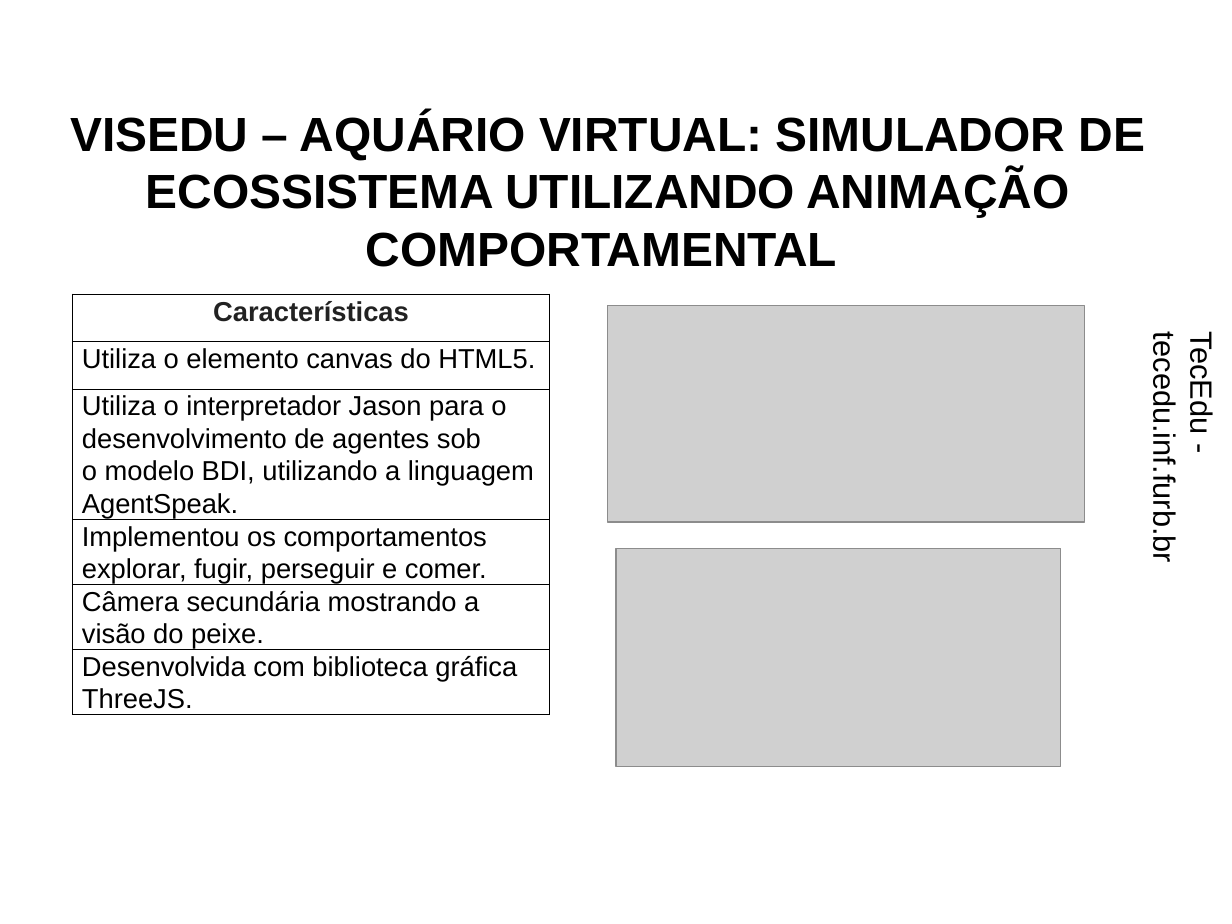
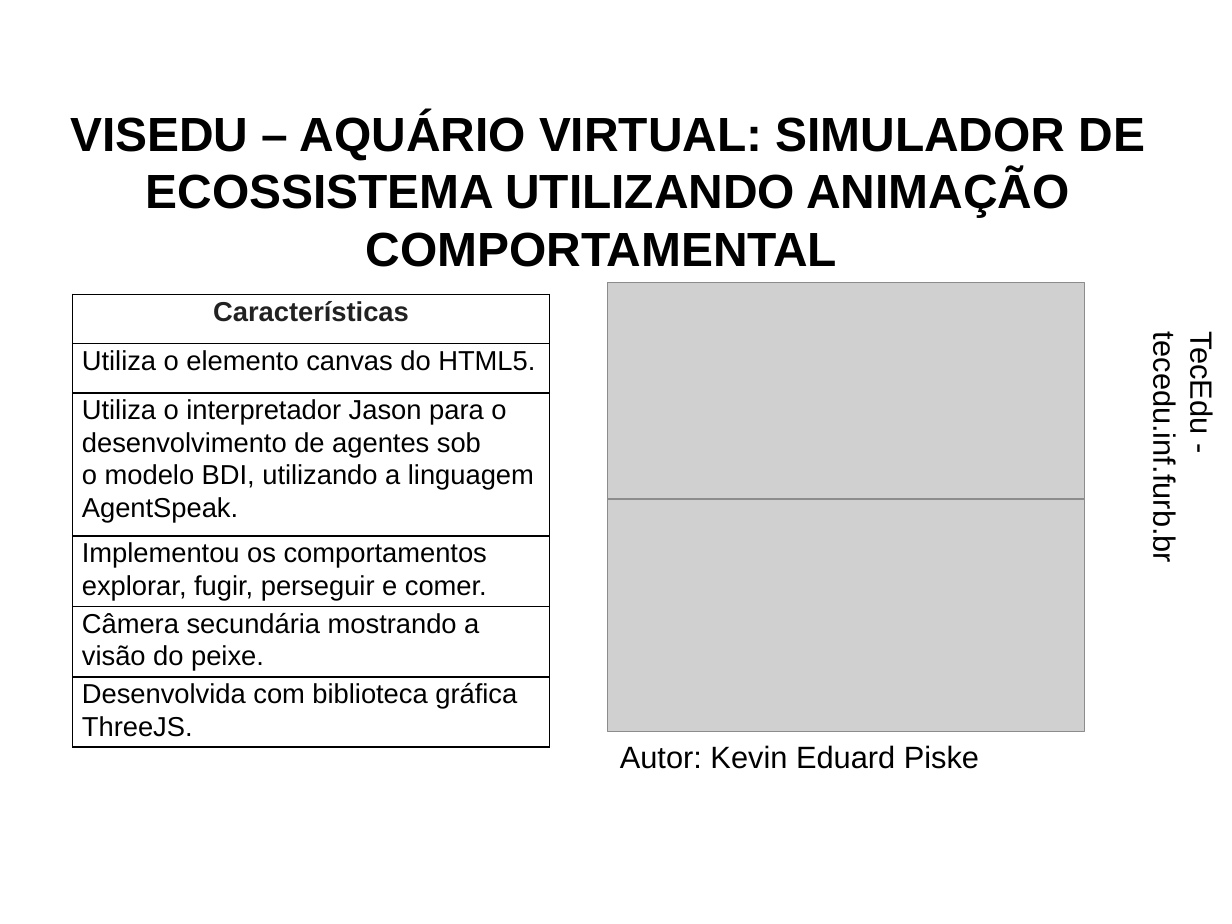
Before and after one commit to dalton-reis/tcc_RodrigoWernkePereira, a slide deck: slide 11 of Apresentação/EcosAR.pptx (slide 10 before the commit). Drawn at 1232x924 pixels with LibreOffice and Linux fonts; fonts in the diff are those of the drawing; grey boxes stand for pictures; background and template pictures are left out. Boxes give left, top, right and bottom in pixels: in the first picture for what was removed or moved away, otherwise in the second. Text is boxed around its words. In the diff, an @@ line names an element or a change of style, - is before the commit and + after.

```diff
--- a/Apresentação/EcosAR.pptx
+++ b/Apresentação/EcosAR.pptx
@@ table: place and size @@
-table at [73,294,549,731]
+table at [73,294,549,748]
@@ picture: place and size @@
-picture at [607,306,1084,522]
+picture at [607,283,1084,500]
@@ picture: place and size @@
-picture at [616,548,1061,766]
+picture at [607,499,1084,731]
@@ text added at [620,745,979,769], 18 pt, text #000000 @@
+Autor: Kevin Eduard Piske
```
Also in this commit, not shown: 5 other slides changed, 2 slides added, 2 other files.
